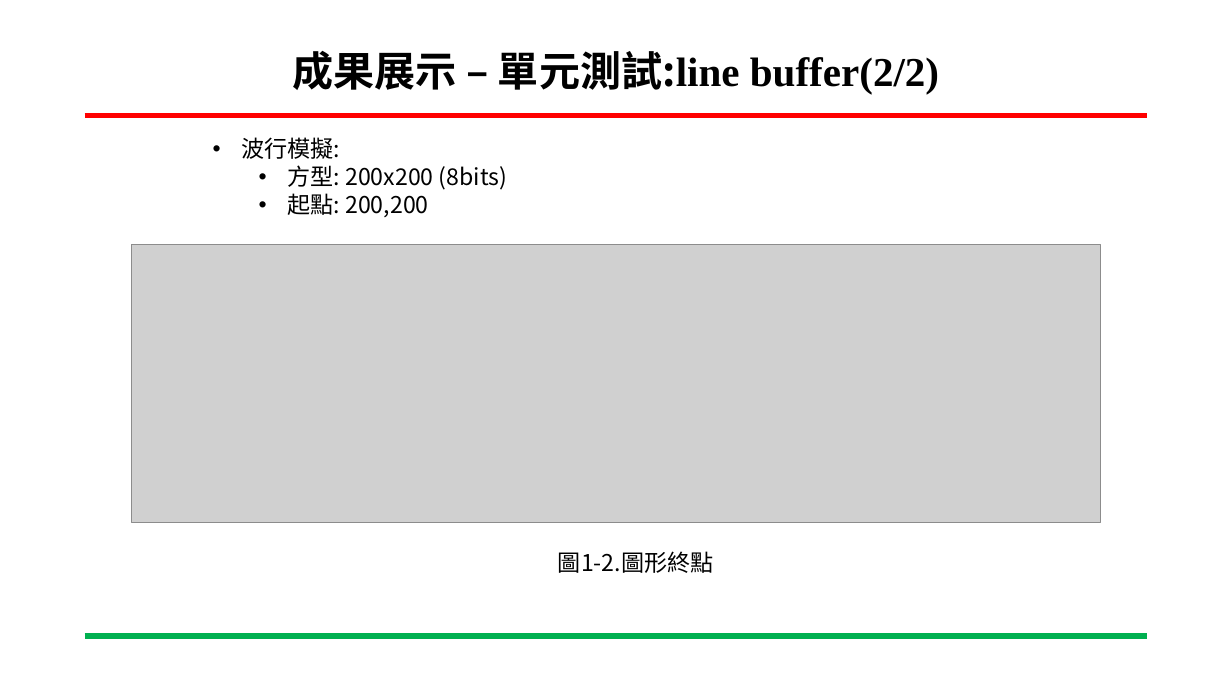
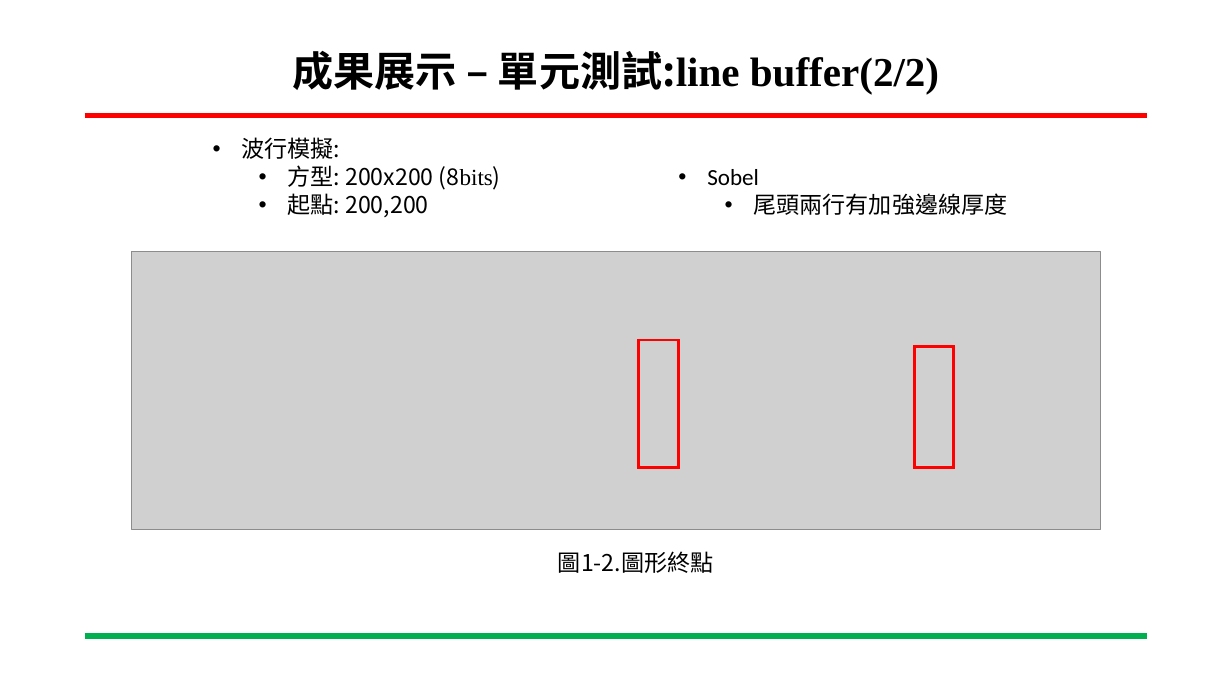
Before and after one commit to ing0331/FPGA, a slide deck: slide 17 of HW7_sobel_BRam/N06-Tutorial/專案進度報告-Sobel_VGA-吳東穎-20230531.pptx (slide 15 before the commit). Drawn at 1232x693 pixels with LibreOffice and Linux fonts; fonts in the diff are those of the drawing; grey boxes stand for pictures; background and template pictures are left out. Boxes give left, top, right and bottom in pixels: in the first picture for what was removed or moved away, otherwise in the second. Text is boxed around its words. In the diff, an @@ line names an element or a change of style, - is before the commit and + after.

```diff
--- a/HW7_sobel_BRam/N06-Tutorial/專案進度報告-Sobel_VGA-吳東穎-20230531.pptx
+++ b/HW7_sobel_BRam/N06-Tutorial/專案進度報告-Sobel_VGA-吳東穎-20230531.pptx
@@ text at (x1=288, y1=165, x2=501, y2=190): font Noto Sans CJK SC to Times New Roman in "(8bits)" @@
@@ text added at (x1=707, y1=169, x2=1007, y2=215), 18 pt, text #000000 @@
+• Sobel
+  • 尾頭兩行有加強邊線厚度
@@ picture moved from (x1=132, y1=244, x2=1101, y2=522) to (x1=132, y1=251, x2=1101, y2=530) @@
@@ rectangle added at (x1=639, y1=341, x2=679, y2=468), outline #FF0000 2.25 pt @@
@@ rectangle added at (x1=914, y1=347, x2=954, y2=468), outline #FF0000 2.25 pt @@
```
Also in this commit, not shown: 13 other slides changed, 7 slides added, 17 other files.
